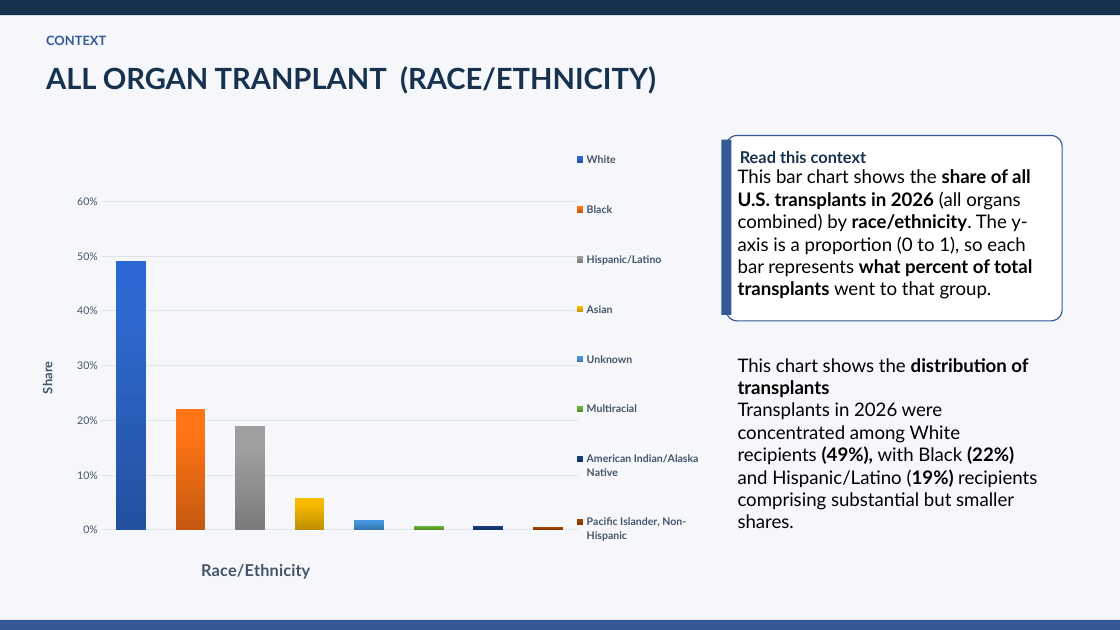
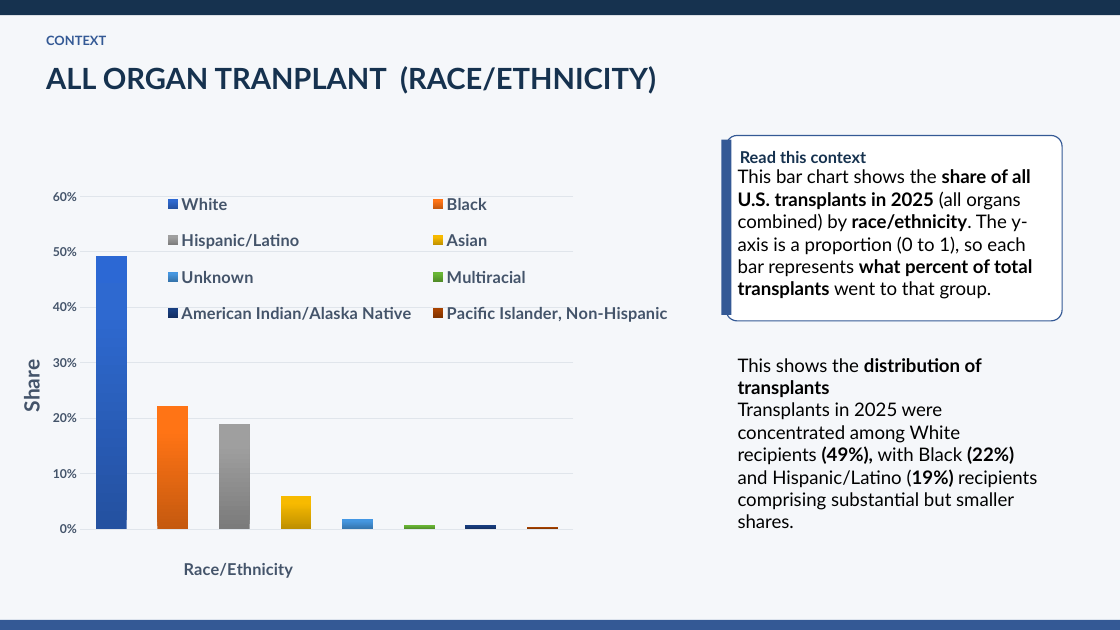
Before and after one commit to ansonrk/Capstone-DA16, a slide deck: slide 7 of DASHBOARD/transplant_equity_capstone_MVP.pptx (slide 6 before the commit). Drawn at 1120x630 pixels with LibreOffice and Linux fonts; fonts in the diff are those of the drawing. Boxes give left, top, right and bottom in pixels: in the first picture for what was removed or moved away, otherwise in the second. Text is boxed around its words. In the diff, an @@ line names an element or a change of style, - is before the commit and + after.

```diff
--- a/DASHBOARD/transplant_equity_capstone_MVP.pptx
+++ b/DASHBOARD/transplant_equity_capstone_MVP.pptx
@@ column chart at [8, 106, 707, 585] @@
@@ legend changed @@
@@ value axis changed @@
@@ column chart: place and size @@
-column chart at [30, 112, 707, 584]
+column chart at [8, 106, 707, 585]
@@ text in rounded rectangle at [738, 169, 1032, 299]: text changed @@
-This bar chart shows the share of all U.S. transplants in 2026 (all organs combined) by race/ethnicity. The y-axis is a proportion (0 to 1), so each bar represents what percent of total transplants went to that group.
+This bar chart shows the share of all U.S. transplants in 2025 (all organs combined) by race/ethnicity. The y-axis is a proportion (0 to 1), so each bar represents what percent of total transplants went to that group.
@@ text at [738, 358, 1037, 528]: text changed @@
-This chart shows the distribution of transplants
-Transplants in 2026 were concentrated among White recipients (49%), with Black (22%) and Hispanic/Latino (19%) recipients comprising substantial but smaller shares.
+This shows the distribution of transplants
+Transplants in 2025 were concentrated among White recipients (49%), with Black (22%) and Hispanic/Latino (19%) recipients comprising substantial but smaller shares.
```
Also in this commit, not shown: 6 other slides changed, 5 slides added, 2 slides removed, 2 other files.
